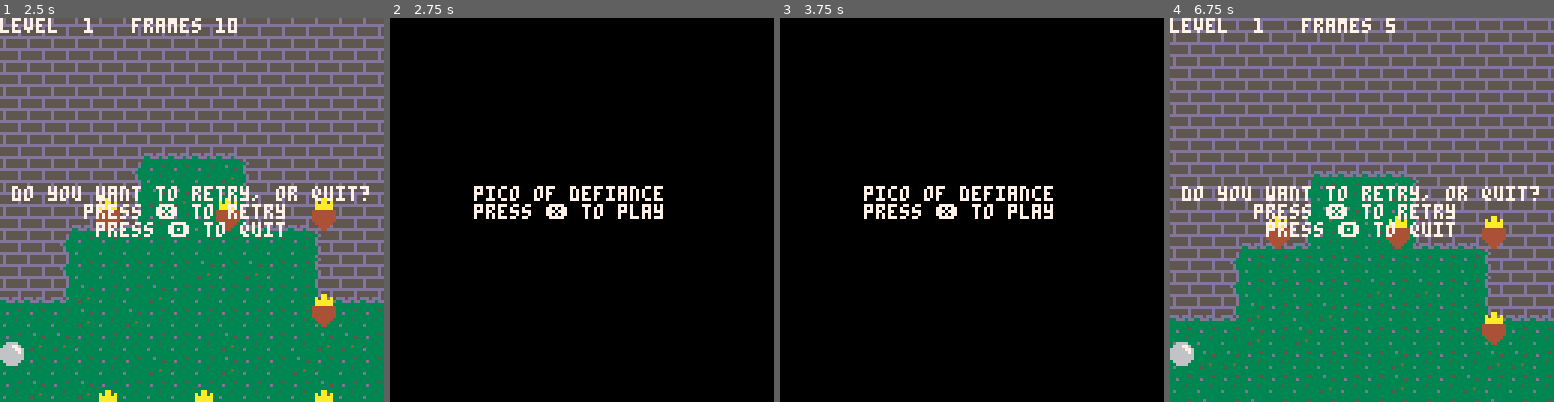
Above: before the commit, frames 1-4 (left to right).
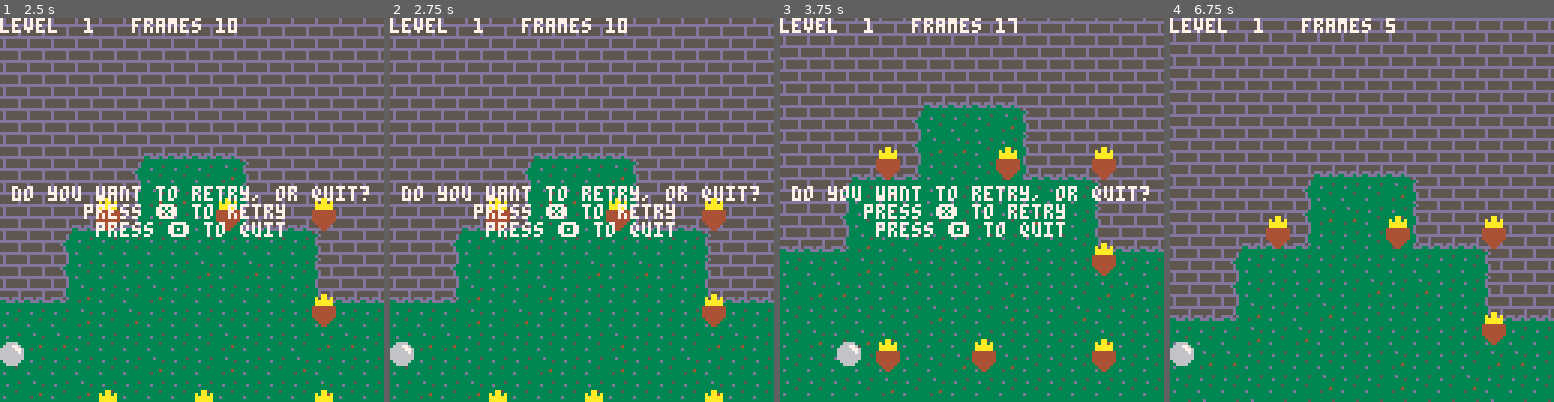
Above: after the commit, the same moments.

Repository: cinghycreations/defiance_of_pico
Game: PICO-8 cartridge defiance.p8
Same seed, same stepped clock (60 frames per second), same inputs: the game is played once before the commit and once after it.
Inputs:
- Up to frame 1 (2.5 s): tap O (Z key) at 0.33, 0.7, 1.43, 2.22 s; tap X (X key) at 1.07, 2.07, 2.4 s; hold Left 1.97-2.37 s
- Up to frame 2 (2.75 s): tap X (X key) at 2.73 s
- Up to frame 3 (3.75 s): hold Right 2.87-3.53 s; tap X (X key) at 3.07, 3.4, 3.73 s; tap O (Z key) at 3.1 s
- Up to frame 4 (6.75 s): tap O (Z key) every 0.88 s from 3.98 to 6.63 s; tap X (X key) every 0.33 s from 4.07 to 6.73 s; hold Right 4.13-4.53 s; hold Left 5.13-5.8 s; hold Left 6.23-6.63 s

Frame 1 is identical in both runs. In frame 2, 99% of the frame differs, in the area x 0-100%, y 0-100%; in frame 3, 99%; in frame 4, 3.0%.

Commit message:
Collated all different "ui pages" functions into a single _update and _draw

Diff:
--- a/defiance.lua
+++ b/defiance.lua
@@ -3,6 +3,17 @@
 local TILE_SHELF = 1
 local TILE_BOOSTER = 2
 local TILE_SPIKES = 4
+
+local PAGE_SPLASH = 0
+local PAGE_SESSION = 1
+local PAGE_SUCCESS = 2
+local PAGE_FAIL = 3
+local PAGE_REPEAT = 4
+local PAGE_ENDGAME = 5
+
+page = nil
+next_page = nil
+session = nil
 
 dbg = {
 	start_level = nil,
@@ -61,9 +72,7 @@
 
 function session_update()
 	if btnp(4) or btnp(5) then
-		repeat_init()
-		_update60 = repeat_update
-		_draw = repeat_draw
+		next_page = PAGE_REPEAT
 		return
 	end
 
@@ -110,17 +119,13 @@
 
 	-- success
 	if session.crowns_left == 0 then
-		success_init()
-		_update60 = success_update
-		_draw = success_draw
+		next_page = PAGE_SUCCESS
 		return
 	end
 
 	-- fail
 	if center_tile == TILE_SPIKES then
-		fail_init()
-		_update60 = fail_update
-		_draw = fail_draw
+		next_page = PAGE_FAIL
 		return
 	end
 end
@@ -165,125 +170,94 @@
 	end
 end
 
-function success_init()
-end
-
-function success_update()
-	if btnp(5) then
-		session_init( session.level, session.total_frames )
-		_update60 = session_update
-		_draw = session_draw
-	elseif btnp(4) then
-		if session.level + 1 > #levels then
-			endgame_init()
-			_update60 = endgame_update
-			_draw = endgame_draw
-		else
-			session_init( session.level + 1, session.total_frames )
-			_update60 = session_update
-			_draw = session_draw
-		end
-	end
-end
-
-function success_draw()
-	local level_time = session.level_frames * ( 1 / 60 )
-	local total_time = session.total_frames * ( 1 / 60 )
-
-	session_draw()
-	cursor( 0, 7 * 8 )
-	print( '    you collected all crowns!   ' )
-	print( '   your time is ' .. level_time )
-	print( '       press ❎ to proceed      ' )
-	print( '       press 🅾️ to retry     ' )
-end
-
-function fail_init()
-end
-
-function fail_update()
-	if btnp(4) then
-		session_init( session.level, session.total_frames )
-		_update60 = session_update
-		_draw = session_draw
-	elseif btnp(5) then
-		splash_init()
-		_update60 = splash_update
-		_draw = splash_draw
-	end
-end
-
-function fail_draw()
-	session_draw()
-	cursor( 0, 7 * 8 )
-	print( ' argh! you ended up on a spike. ' )
-	print( '        press ❎ to retry      ' )
-	print( '       press 🅾️ to quit        ' )
-end
-
-function repeat_init()
-end
-
-function repeat_update()
-	if btnp(4) then
-		session_init( session.level, session.total_frames )
-		_update60 = session_update
-		_draw = session_draw
-	elseif btnp(5) then
-		splash_init()
-		_update60 = splash_update
-		_draw = splash_draw
-	end
-end
-
-function repeat_draw()
-	session_draw()
-	cursor( 0, 7 * 8 )
-	print( ' do you want to retry, or quit? ' )
-	print( '       press ❎ to retry       ' )
-	print( '        press 🅾️ to quit       ' )
-end
-
-function splash_init()
-end
-
-function splash_update()
-	if btnp(4) then
-		session_init()
-		_update60 = session_update
-		_draw = session_draw
-	end
-end
-
-function splash_draw()
-	cls()
-	cursor( 0, 7 * 8 )
-	print( '       pico of defiance         ' )
-	print( '       press ❎ to play         ' )
-end
-
-function endgame_init()
-end
-
-function endgame_update()
-	if btnp(4) or btnp(5) then
-		splash_init()
-		_update60 = splash_update
-		_draw = splash_draw
-	end
-end
-
-function endgame_draw()
-	cls()
-	print( '*** placeholder endgame ***' )
-end
-
-if dbg.start_level ~= nil then
-	_init = function() session_init( dbg.start_level ) end
-	_update60 = session_update
-	_draw = session_draw
-else
-	_init = splash_init
-	_update60 = splash_update
-	_draw = splash_draw
-end
+function _init()
+	if dbg.start_level ~= nil then
+		session_init( dbg.start_level )
+		page = PAGE_SESSION
+		next_page = nil
+	else
+		session = {}
+		page = PAGE_SPLASH
+		next_page = nil
+	end
+end
+
+function _update60()
+	page = next_page or page
+	next_page = nil
+
+	if page == PAGE_SPLASH then
+		if btnp(4) then
+			session_init()
+			next_page = PAGE_SESSION
+		end
+	elseif page == PAGE_SESSION then
+		session_update()
+	elseif page == PAGE_SUCCESS then
+		if btnp(5) then
+			session_init( session.level, session.total_frames )
+			next_page = PAGE_SESSION
+		elseif btnp(4) then
+			if session.level + 1 > #levels then
+				next_page = PAGE_ENDGAME
+			else
+				session_init( session.level + 1, session.total_frames )
+				next_page = PAGE_SESSION
+			end
+		end
+	elseif page == PAGE_FAIL then
+		if btnp(4) then
+			session_init( session.level, session.total_frames )
+			next_page = PAGE_SESSION
+		elseif btnp(5) then
+			next_page = PAGE_SPLASH
+		end
+	elseif page == PAGE_REPEAT then
+		if btnp(4) then
+			session_init( session.level, session.total_frames )
+			next_page = PAGE_SESSION
+		elseif btnp(5) then
+			next_page = PAGE_SPLASH
+		end
+	elseif page == PAGE_ENDGAME then
+		if btnp(4) or btnp(5) then
+			next_page = PAGE_SPLASH
+		end
+	end
+end
+
+function _draw()
+	if page == PAGE_SPLASH then
+		cls()
+		cursor( 0, 7 * 8 )
+		print( '       pico of defiance         ' )
+		print( '       press ❎ to play         ' )
+	elseif page == PAGE_SESSION then
+		session_draw()
+	elseif page == PAGE_SUCCESS then
+		local level_time = session.level_frames * ( 1 / 60 )
+		local total_time = session.total_frames * ( 1 / 60 )
+
+		session_draw()
+		cursor( 0, 7 * 8 )
+		print( '    you collected all crowns!   ' )
+		print( '   your time is ' .. level_time )
+		print( '       press ❎ to proceed      ' )
+		print( '       press 🅾️ to retry     ' )
+	elseif page == PAGE_FAIL then
+		session_draw()
+		cursor( 0, 7 * 8 )
+		print( ' argh! you ended up on a spike. ' )
+		print( '        press ❎ to retry      ' )
+		print( '       press 🅾️ to quit        ' )
+	elseif page == PAGE_REPEAT then
+		session_draw()
+		cursor( 0, 7 * 8 )
+		print( ' do you want to retry, or quit? ' )
+		print( '       press ❎ to retry       ' )
+		print( '        press 🅾️ to quit       ' )
+	elseif page == PAGE_ENDGAME then
+		cls()
+		print( '*** placeholder endgame ***' )
+	end
+end
